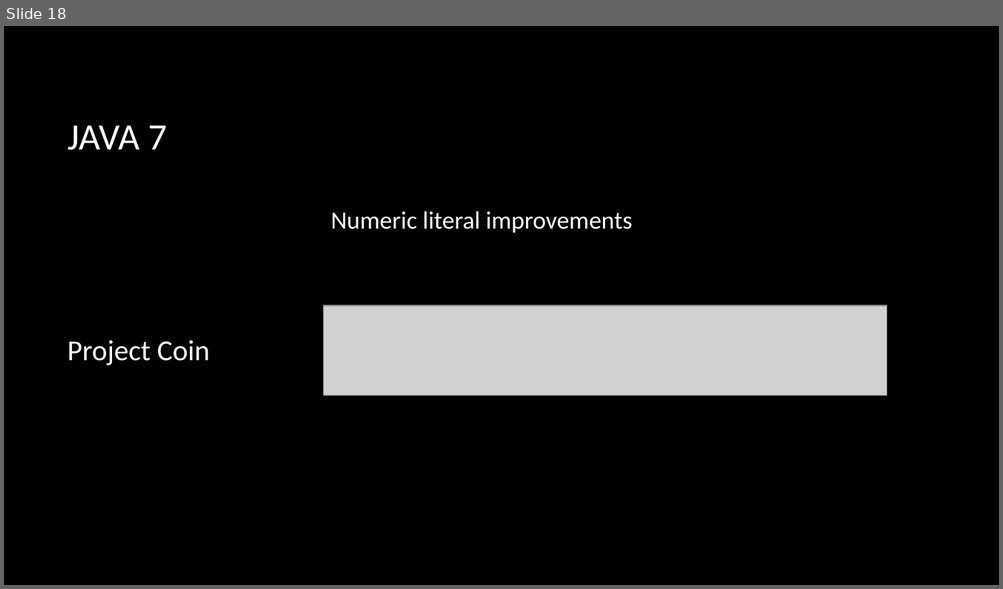
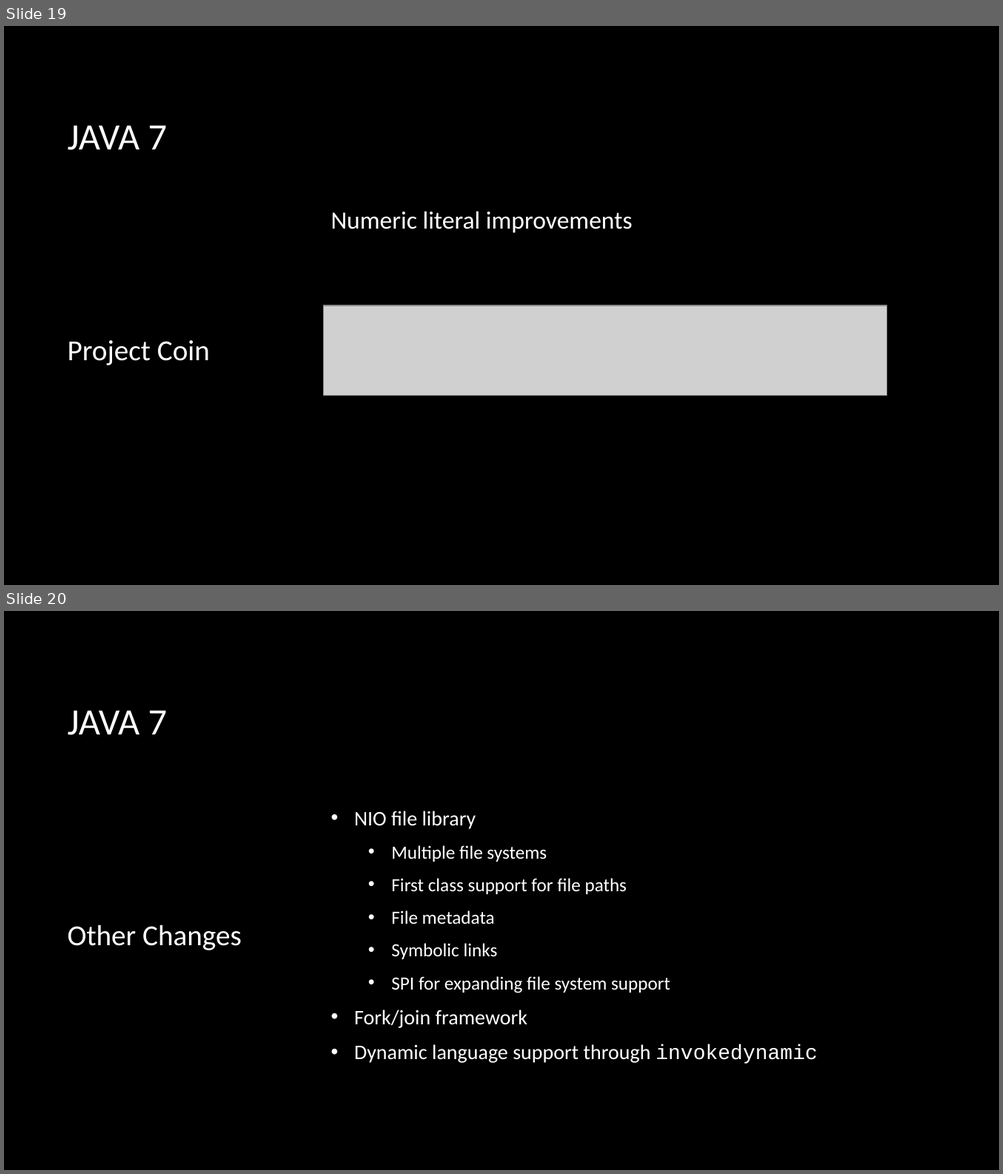
Before and after one commit to macdaddyaz/modern-java, a slide deck: Java 7 and 8.pptx. Shown one above the other, each under a label of ours: slide 18 before the commit, slides 19 and 20 after it. The pictures are 1003x589 and 1003x1174 pixels, drawn with LibreOffice and Linux fonts; fonts in the diff are those of the drawing; grey boxes stand for pictures; background and template pictures are left out. Boxes give left, top, right and bottom in pixels: in the first picture for what was removed or moved away, otherwise in the second. Text is boxed around its words. In the diff, an @@ line names an element or a change of style, - is before the commit and + after.

Commit message:
Presentation: Java 8, Epilogue
Finished presentation content, tightened up the visuals, and added
effects.

```diff
--- a/Java 7 and 8.pptx
+++ b/Java 7 and 8.pptx
@@ slide 20 added at box(4, 611, 999, 1170), background picture (left out) @@
@@ title added at box(68, 710, 168, 735), 36 pt, text #FFFFFF @@
+JAVA 7
@@ text added at box(354, 811, 817, 1064), 18 pt, text #FFFFFF @@
+• NIO file library
+  • Multiple file systems
+  • First class support for file paths
+  • File metadata
+  • Symbolic links
+  • SPI for expanding file system support
+• Fork/join framework
+• Dynamic language support through invokedynamic
@@ text added at box(68, 925, 242, 951), 28 pt, text #FFFFFF @@
+Other Changes
@@ what was slide 18 is now slide 19 @@
```
Also in this commit, not shown: 2 slides changed, 31 other slides added, 1 slide removed.
